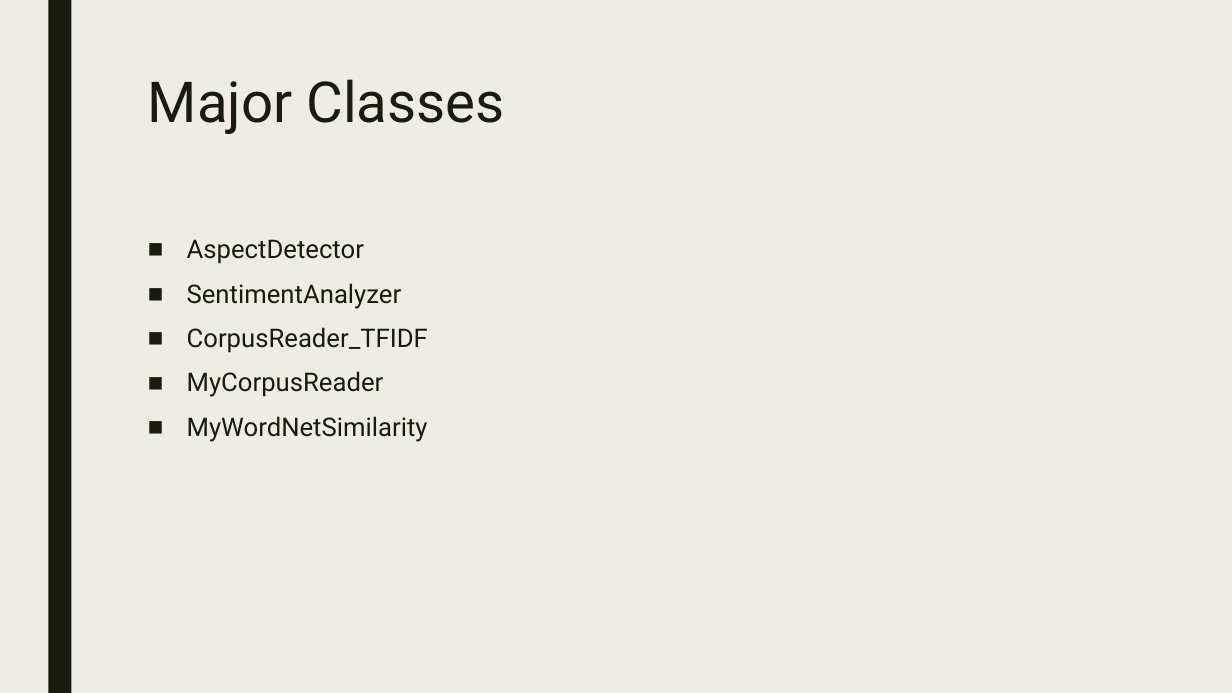
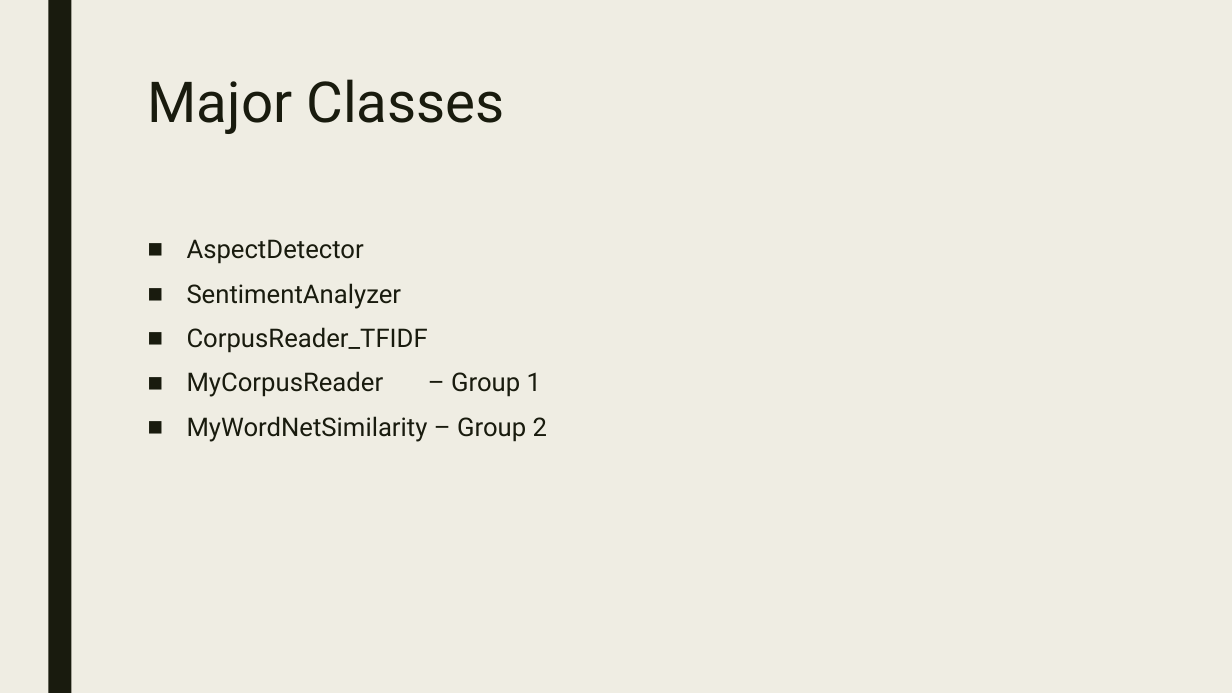
Before and after one commit to walker76-school/sentiment-analysis, a slide deck: slide 4 of presentation.pptx. Drawn at 1232x693 pixels with LibreOffice and Linux fonts; fonts in the diff are those of the drawing. Boxes give left, top, right and bottom in pixels: in the first picture for what was removed or moved away, otherwise in the second. Text is boxed around its words. In the diff, an @@ line names an element or a change of style, - is before the commit and + after.

```diff
--- a/presentation.pptx
+++ b/presentation.pptx
@@ text at [187, 371, 547, 442]: text changed @@
-■ MyCorpusReader
-■ MyWordNetSimilarity
+■ MyCorpusReader – Group 1
+■ MyWordNetSimilarity – Group 2
```
Also in this commit, not shown: 8 other slides changed.
